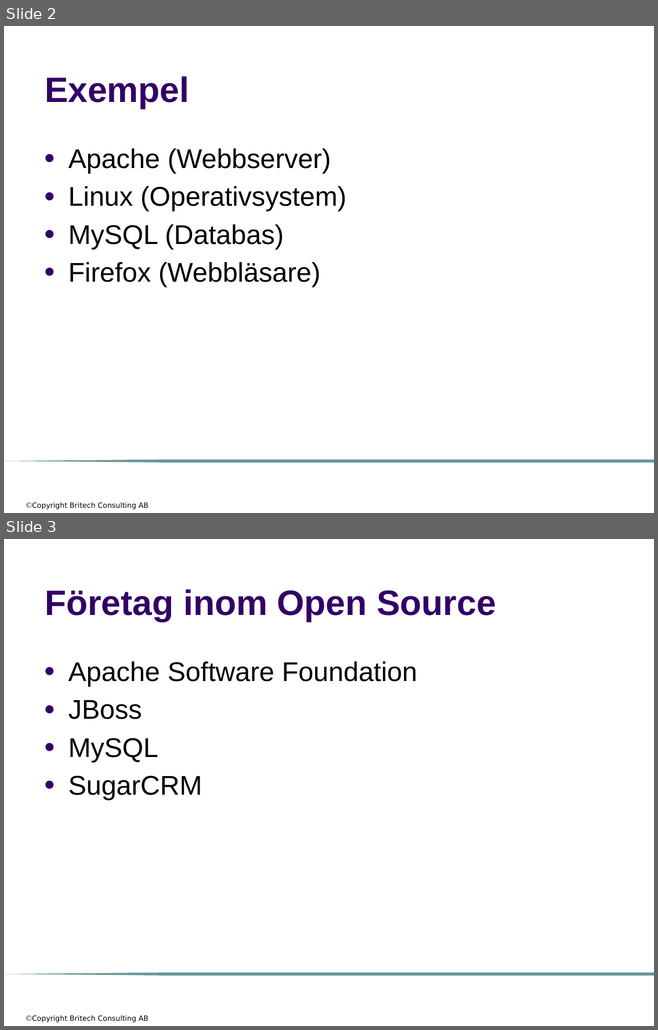
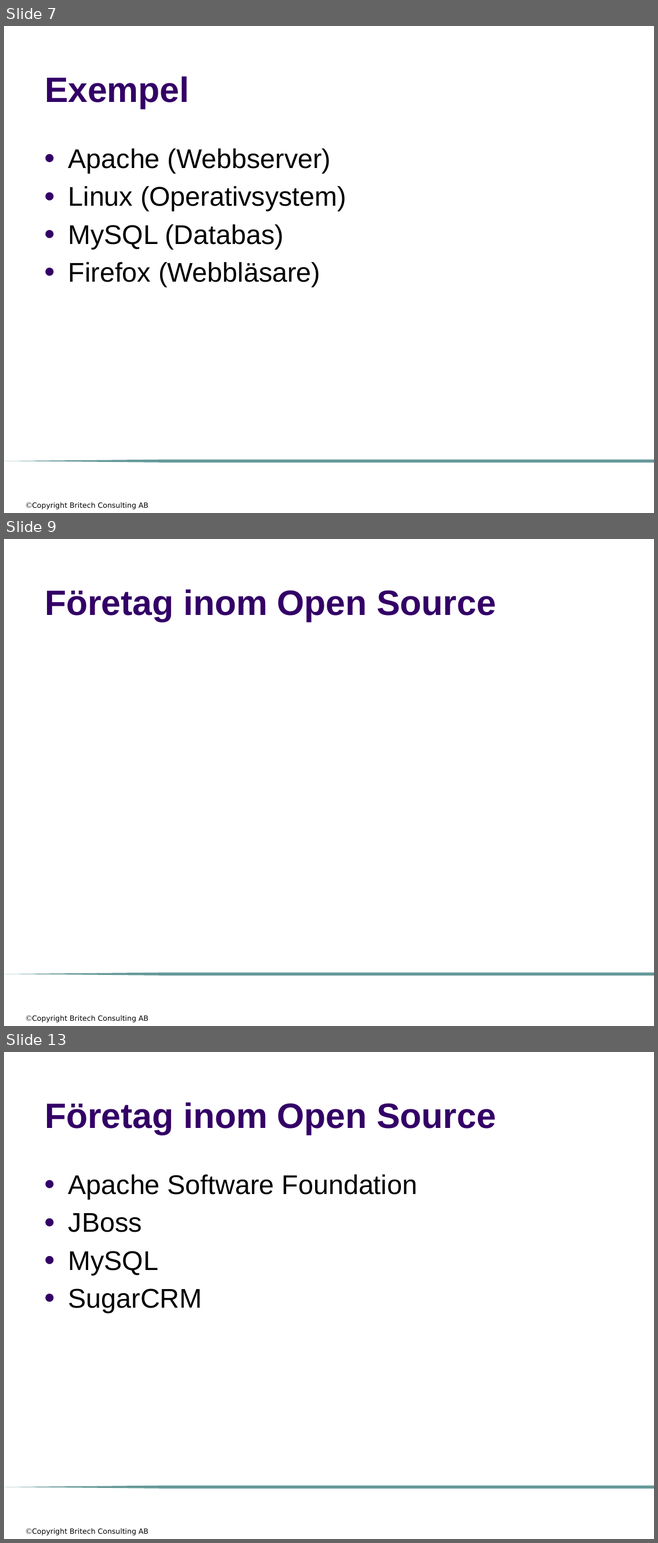
Before and after one commit to me97esn/groovyseminarium, a slide deck: groovyseminarie/dokument/open_source.pptx. Shown one above the other, each under a label of ours: slides 2 and 3 before the commit, slides 7, 9 and 13 after it; the slides between them are not shown. The pictures are 658x1030 and 658x1543 pixels, drawn with LibreOffice and Linux fonts; fonts in the diff are those of the drawing; background and template pictures are left out. Boxes give left, top, right and bottom in pixels: in the first picture for what was removed or moved away, otherwise in the second. Text is boxed around its words. In the diff, an @@ line names an element or a change of style, - is before the commit and + after.

```diff
--- a/groovyseminarie/dokument/open_source.pptx
+++ b/groovyseminarie/dokument/open_source.pptx
@@ slide 9 added at [4, 539, 654, 1026], background #FFFFFF; not listed: 2 template elements that a slide beside it also shows @@
@@ title added at [45, 589, 496, 621], 39 pt, text #330066, bold @@
+Företag inom Open Source
@@ what was slide 2 is now slide 7 @@
@@ what was slide 3 is now slide 13 @@
```
Also in this commit, not shown: 4 slides changed, 33 other slides added.
